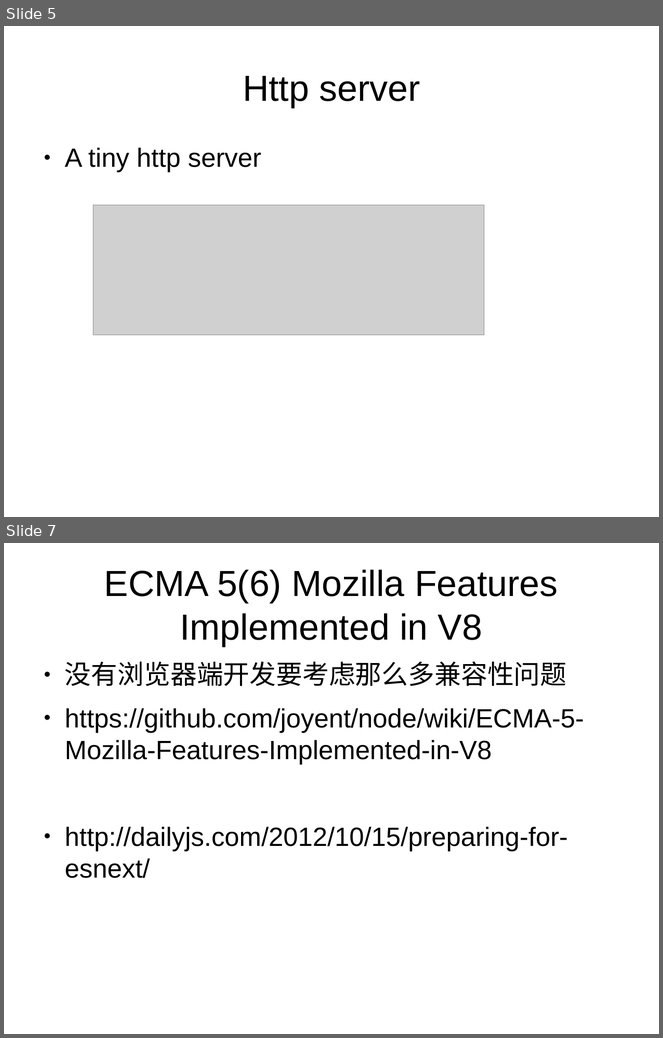
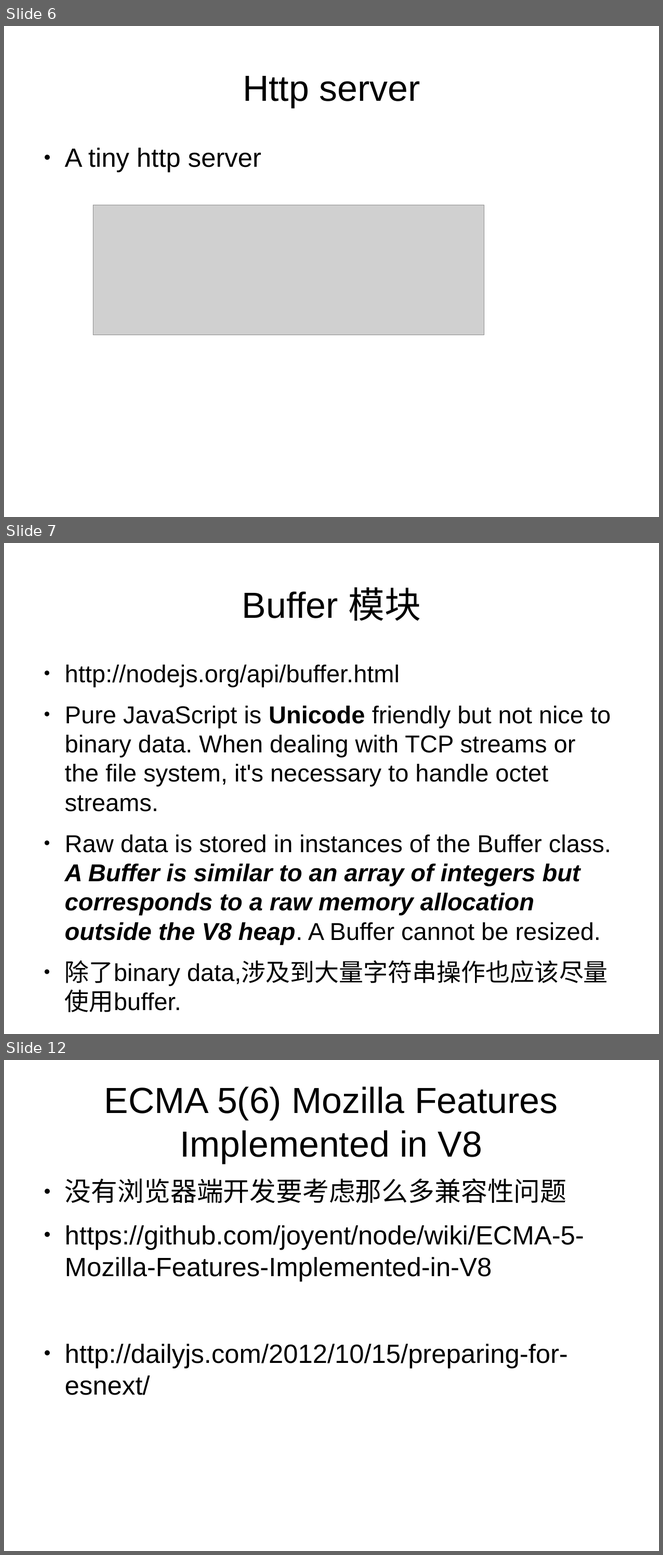
Before and after one commit to dongyuwei/frontend-utils, a slide deck: nodejs-web-dev-demo/nodejs-web-dev.odp. Shown one above the other, each under a label of ours: slides 5 and 7 before the commit, slides 6, 7 and 12 after it; the slides between them are not shown. The pictures are 663x1038 and 663x1555 pixels, drawn with LibreOffice and Linux fonts; fonts in the diff are those of the drawing; grey boxes stand for pictures. Boxes give left, top, right and bottom in pixels: in the first picture for what was removed or moved away, otherwise in the second. Text is boxed around its words. In the diff, an @@ line names an element or a change of style, - is before the commit and + after.

Commit message:
update nodejs intro

```diff
--- a/nodejs-web-dev-demo/nodejs-web-dev.odp
+++ b/nodejs-web-dev-demo/nodejs-web-dev.odp
@@ slide 7 added at (4, 543, 659, 1034), background #FFFFFF @@
@@ title added at (242, 587, 421, 621), 44 pt, text #000000 @@
+Buffer 模块
@@ text added at (65, 665, 611, 1013), 29.6 pt, text #000000 @@
+● http://nodejs.org/api/buffer.html
+● Pure JavaScript is Unicode friendly but not nice to binary data. When dealing with TCP streams or the file system, it's necessary to handle octet streams.
+● Raw data is stored in instances of the Buffer class. A Buffer is similar to an array of integers but corresponds to a raw memory allocation outside the V8 heap. A Buffer cannot be resized.
+● 除了binary data,涉及到大量字符串操作也应该尽量使用buffer.
@@ what was slide 5 is now slide 6 @@
@@ what was slide 7 is now slide 12 @@
```
Also in this commit, not shown: 1 slide changed, 5 other slides added, 1 slide removed, 2 other files.
